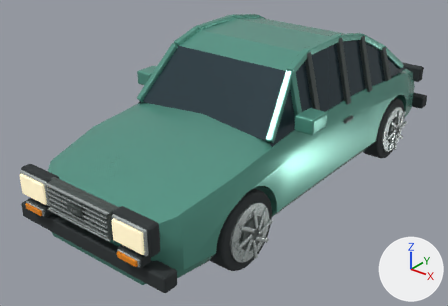
An edit to the glTF model vehicles/saab96.glb, drawn before and after from the same camera.
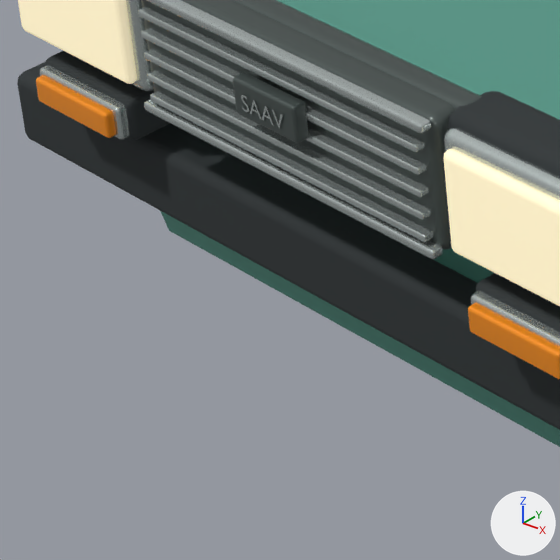
Each version is shown whole from a 50 mm camera at (3.09, -4.43, 2.89) aimed at (-0.16, -0.36, 0.37), then close up on the part from 4% to 30% of the width and 61% to 100% of the height. Lighting does not change. The marker at lower right points along +X, +Y and +Z. The first two pictures are the older version. Where no turn or scale is listed for an object, it has been applied to the vertices.

Names of what the first close-up shows: 'Bumper', 'Grille', 'Grille bright trim', 'Grille bright trim.001', 'Grille slat', 'Grille slat.001', 'Grille slat.004', 'Headlamp lens', 'Headlamp lens.001', 'Headlamp pocket.001', 'Painted bodyshell', 'Saav grille backing' and 12 more.
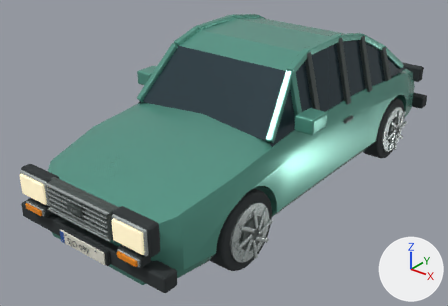
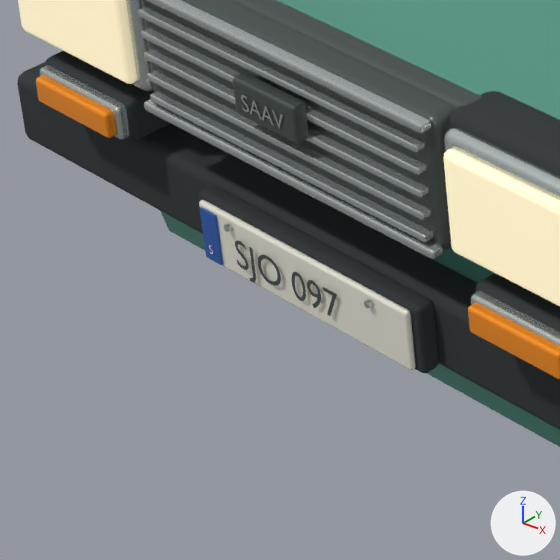
The change in detail:
Material 'Saav registration country blue' (mat_saav_registration_country_blue) is new.
Its base color is (0.025, 0.106, 0.43) (blue #2c5caf).
Its metallic is 0.06.
Its roughness is 0.4.
Material 'Ivory.002' (mat_ivory_002) is new.
Its base color is (0.88, 0.86, 0.75) (white #f1efe1).
Its metallic is 0.13.
Its roughness is 0.3.
Mesh me_saav_plate_sjo_097 is new.
It has 214 vertices, 208 faces and spans x 0.003..0.241, y 0.0, z -0.017..0.05.
It uses material mat_graphite_trim (dark grey #4d5755).
Mesh me_cylinder_015 is new.
It has 72 vertices, 140 faces and spans x -0.006..0.006, y -0.0035..0.0035, z -0.006..0.006.
It uses material mat_brushed_equipment_metal (light grey #c4cdcb).
Mesh me_cylinder_014 is new.
It has 72 vertices, 140 faces and spans x -0.006..0.006, y -0.0035..0.0035, z -0.006..0.006.
It uses material mat_brushed_equipment_metal (light grey #c4cdcb).
Mesh me_cube_080_1 is new.
It has 96 vertices, 188 faces and spans x -0.255..0.255, y -0.017..0.017, z -0.06..0.06.
It uses material mat_tire_rubber (dark grey #2c3234).
Mesh me_cube_082_1 is new.
It has 96 vertices, 188 faces and spans x -0.0195..0.0195, y -0.002..0.002, z -0.046..0.046.
It uses material mat_saav_registration_country_blue (blue #2c5caf).
Mesh me_cube_081_1 is new.
It has 96 vertices, 188 faces and spans x -0.239..0.239, y -0.006..0.006, z -0.052..0.052.
It uses material mat_ivory_002 (white #f1efe1).
Object 'Saav plate SJO 097' (ob_saav_plate_sjo_097) is new; it shows me_saav_plate_sjo_097.
Its location is (-0.15, -2.187, 0.335).
Object 'Saav plate screw.001' (ob_saav_plate_screw_001) is new; it shows me_cylinder_015.
Its location is (0.161, -2.186, 0.398).
Object 'Saav plate screw' (ob_saav_plate_screw) is new; it shows me_cylinder_014.
Its location is (-0.161, -2.186, 0.398).
Object 'Saav plate gasket' (ob_saav_plate_gasket) is new; it shows me_cube_080_1.
Its location is (0.0, -2.154, 0.36).
Object 'Saav plate country band' (ob_saav_plate_country_band) is new; it shows me_cube_082_1.
Its location is (-0.211, -2.183, 0.36).
Object 'Saav number plate' (ob_saav_number_plate) is new; it shows me_cube_081_1.
Its location is (0.0, -2.175, 0.36).

Pixel boxes (x1, y1, x2, y2) of what changed, in the close-ups (560 x 560 px):
'Saav number plate', added: after (199, 200, 416, 370)
'Saav plate gasket', added: after (199, 185, 439, 373)
'Saav plate SJO 097', added: after (235, 241, 337, 316)
'Saav plate country band', added (blue): after (200, 207, 223, 265)
'Saav plate screw.001', added: after (364, 299, 373, 308)
'Saav plate screw', added: after (224, 223, 232, 232)
